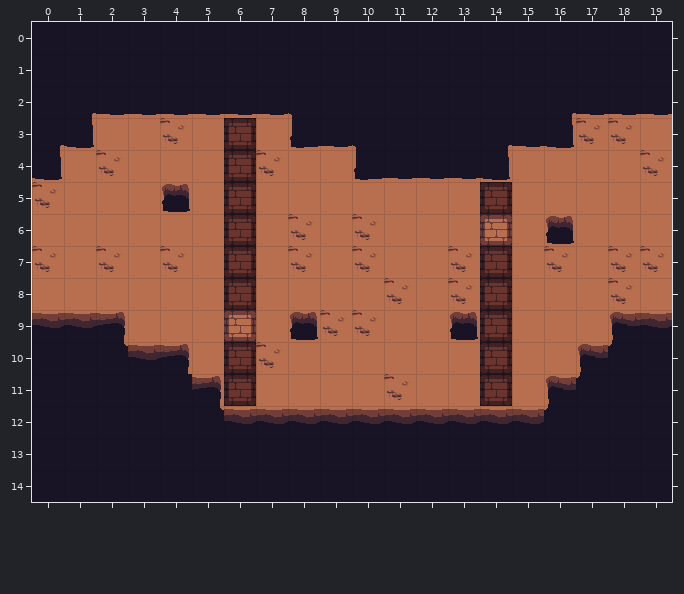
Tiled map (JSON): src/assets/maps/test.json. That is the earlier state.
Cells are 32x32 px. Shown: x 0..19, y 0..14.
After the commit:
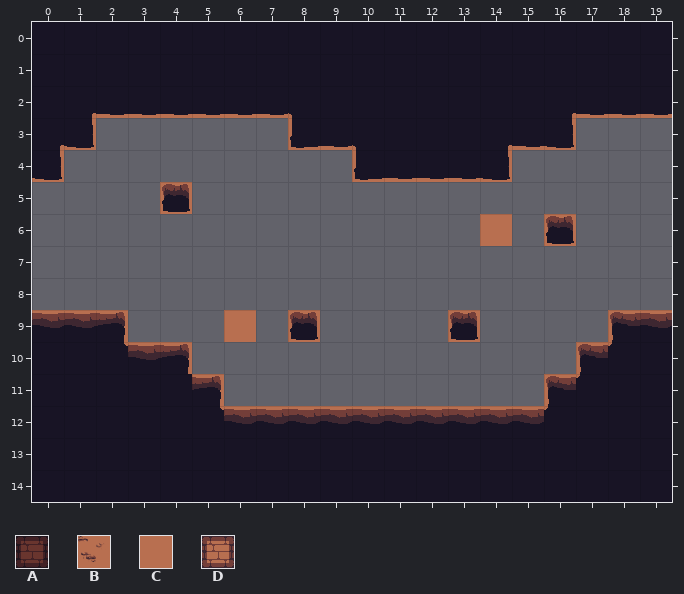
Key: from "tilesetDungeon": A 39, B 41, C 47, D 51.
_ is an empty cell, # one hidden under a higher layer.
Objects are placed by their top-left corner, in cells (3,4 is the top-left corner of cell 3,4); size is 1x1 cell unless given.
The author wrote: Blocks are moveable
Change:
Layer "ground" (now hidden):
y 3: x 2..7 CCBC#C -> ______; x 17..19 BBC -> ___
y 4: x 1..9 CBCCC#BCC -> _________; x 15..19 CCCCB -> _____
y 5: x 0..3 BCCC -> ____; x 5..19 C#CCCCCCC#CCCCC -> _______________
y 6: x 0..13 CCCCCC#CBCBCCC -> ______________; x 15 C -> _; x 17..19 CCC -> ___
y 7: x 0..19 BCBCBC#CBCBCCB#CBCBB -> ____________________
y 8: x 0..19 CCCCCC#CCCCBCB#CCCBC -> ____________________
y 9: x 3..5 CCC -> ___; x 7 C -> _; x 9..12 BBCC -> ____; x 14..17 #CCC -> ____
y 10: x 5..16 C#BCCCCCC#CC -> ____________
y 11: x 6..15 #CCCCBCC#C -> __________
Layer "wall" (now hidden):
y 3..4: x 6 A -> _
y 5: x 6 A -> _; x 14 A -> _
y 6: x 6 A -> _
y 7..8: x 6 A -> _; x 14 A -> _
y 9: x 14 A -> _
y 10..11: x 6 A -> _; x 14 A -> _
Layer "pushBlocks" (now hidden):
removed: D at 14,6
removed: D at 6,9
Changed places in both pictures, as pixel boxes (x1, y1, x2, y2):
removed: (32, 118, 672, 406)
